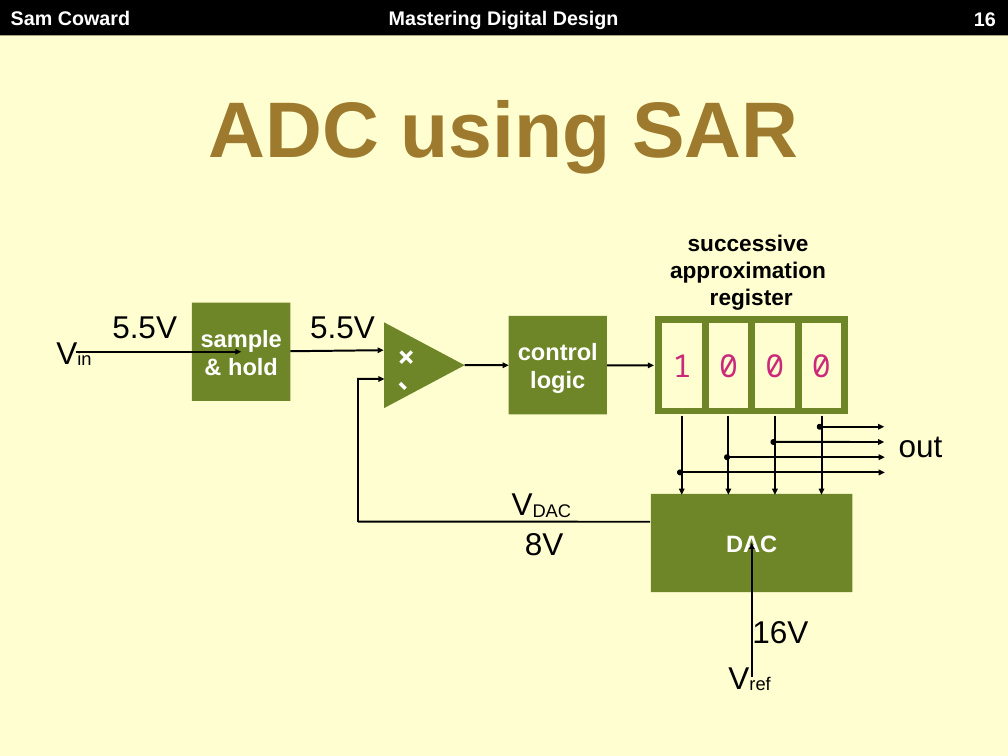
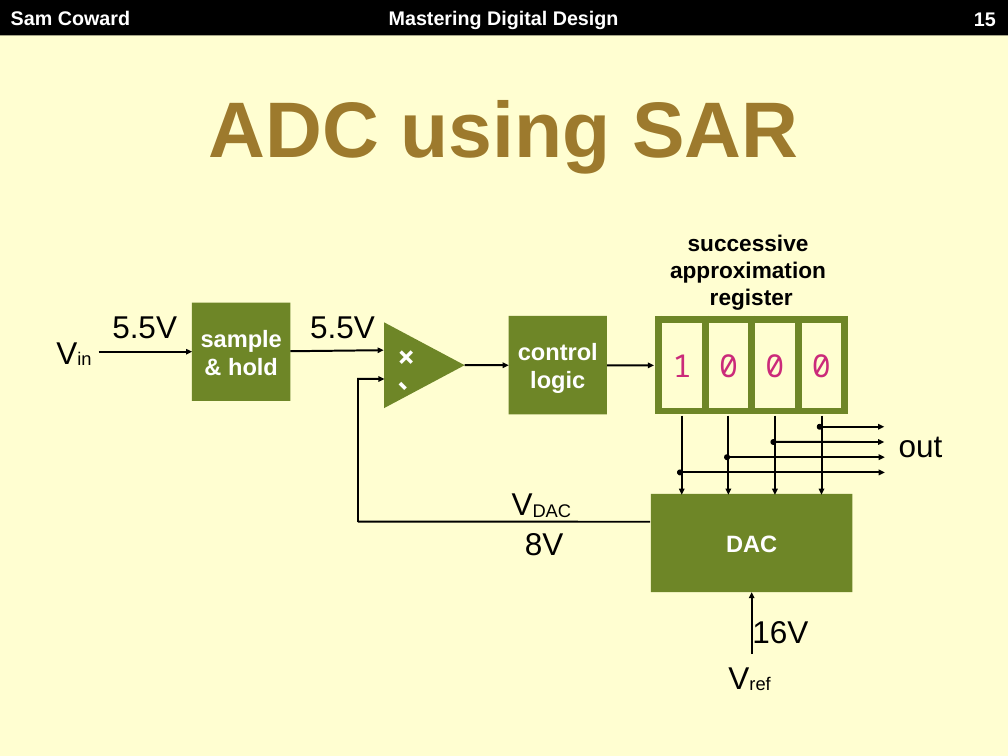
Before and after one commit to Mastering-Digital-Design/Lab-Module, a slide deck: slide 15 of lectures/lecture4.pptx (slide 16 before the commit). Drawn at 1008x756 pixels with LibreOffice and Linux fonts; fonts in the diff are those of the drawing. Boxes give left, top, right and bottom in pixels: in the first picture for what was removed or moved away, otherwise in the second. Text is boxed around its words. In the diff, an @@ line names an element or a change of style, - is before the commit and + after.

```diff
--- a/lectures/lecture4.pptx
+++ b/lectures/lecture4.pptx
@@ page number at [974,12,996,27]: text changed @@
-16
+15
@@ arrow moved from (76, 352) - (241, 352) to (99, 352) - (192, 352) @@
@@ arrow moved from (752, 677) - (752, 543) to (752, 654) - (752, 593) @@
```
Also in this commit, not shown: 14 other slides changed, 1 slide removed, 2 other files.
